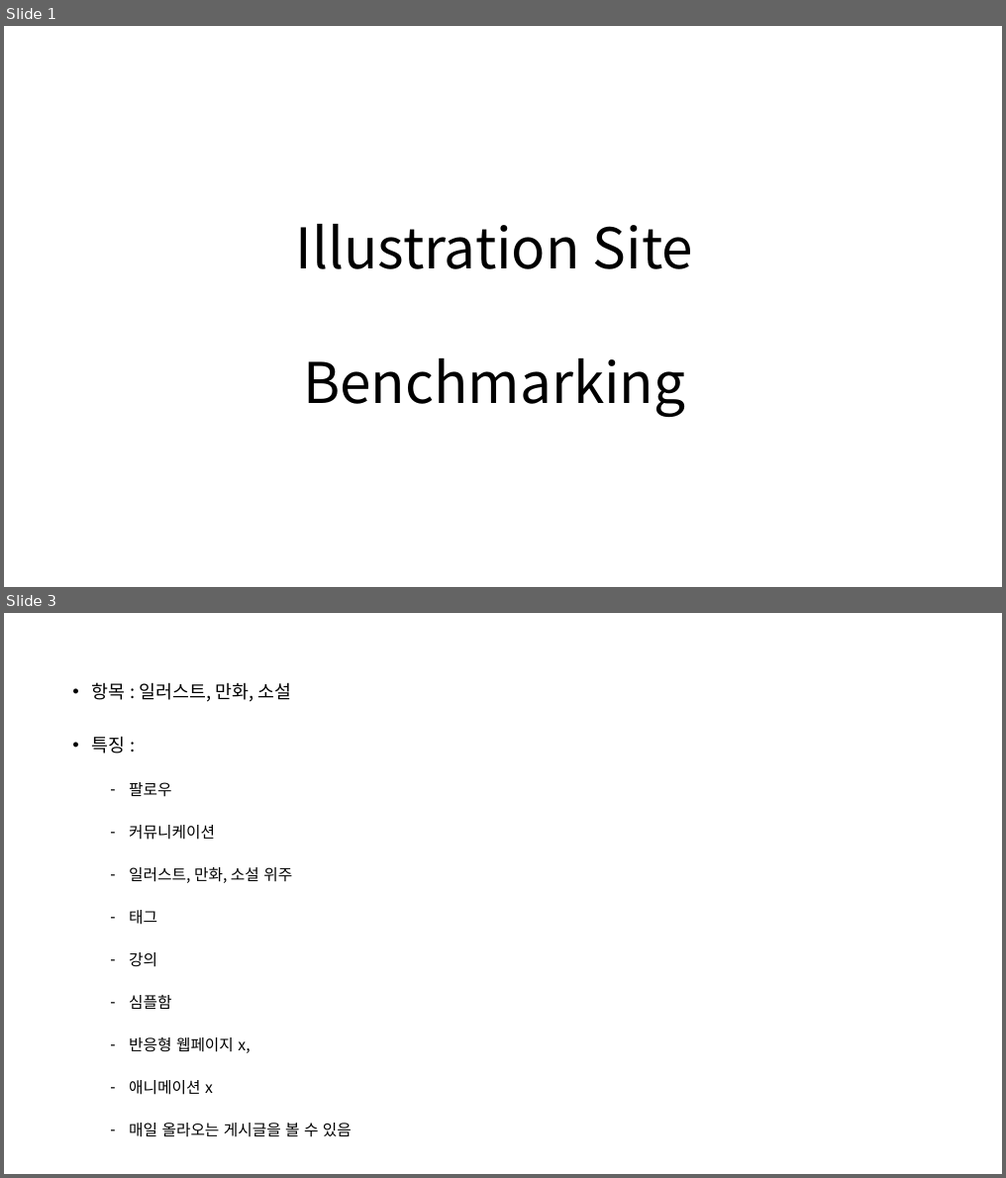
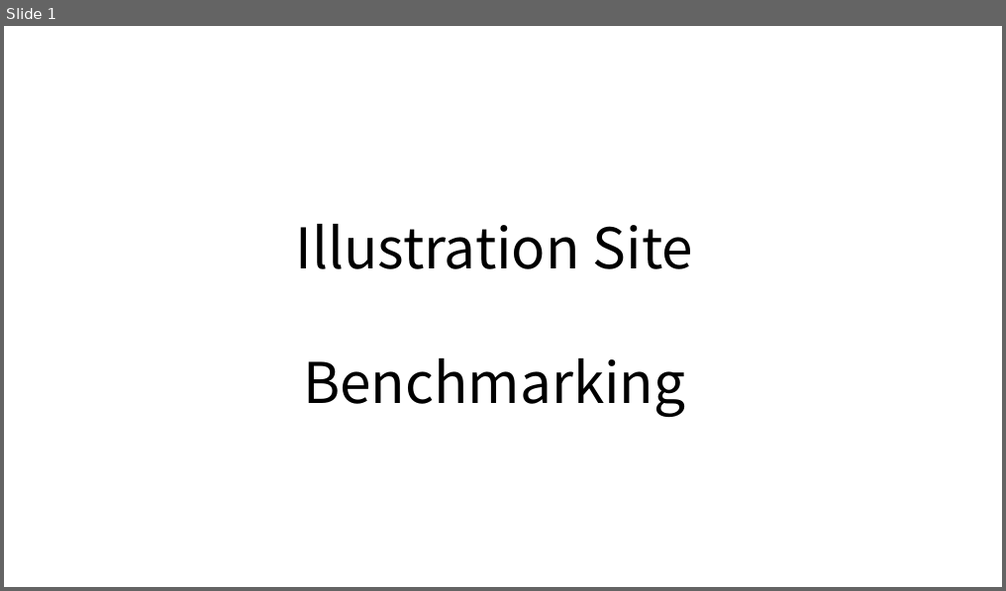
Before and after one commit to Yami-yun/Newone, a slide deck: 밴치마킹.pptx. Shown one above the other, each under a label of ours: slides 1 and 3 before the commit, slide 1 after it; the slides between them are not shown. The pictures are 1006x1178 and 1006x591 pixels, drawn with LibreOffice and Linux fonts; fonts in the diff are those of the drawing. Boxes give left, top, right and bottom in pixels: in the first picture for what was removed or moved away, otherwise in the second. Text is boxed around its words. In the diff, an @@ line names an element or a change of style, - is before the commit and + after.

```diff
--- a/밴치마킹.pptx
+++ b/밴치마킹.pptx
@@ slide 3 removed at [4,613,1002,1174], background #FFFFFF at 78% opacity @@
@@ text removed at [91,682,351,1138] @@
-• 항목 : 일러스트, 만화, 소설
-• 특징 :
-  – 팔로우
-  – 커뮤니케이션
-  – 일러스트, 만화, 소설 위주
-  – 태그
-  – 강의
-  – 심플함
-  – 반응형 웹페이지 x,
-  – 애니메이션 x
-  – 매일 올라오는 게시글을 볼 수 있음
```
Also in this commit, not shown: 2 slides changed, 1 other slide removed, 54 other files.
